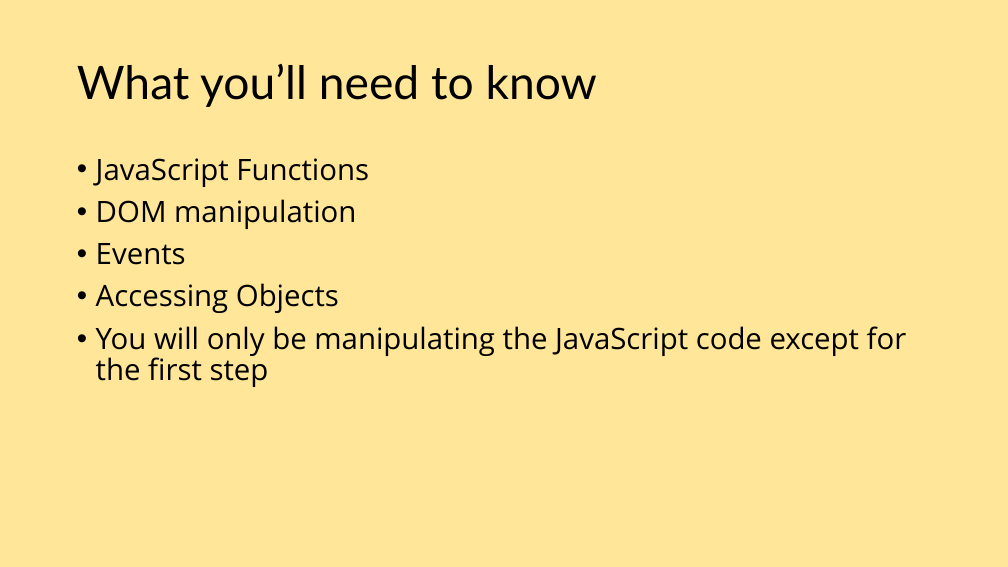
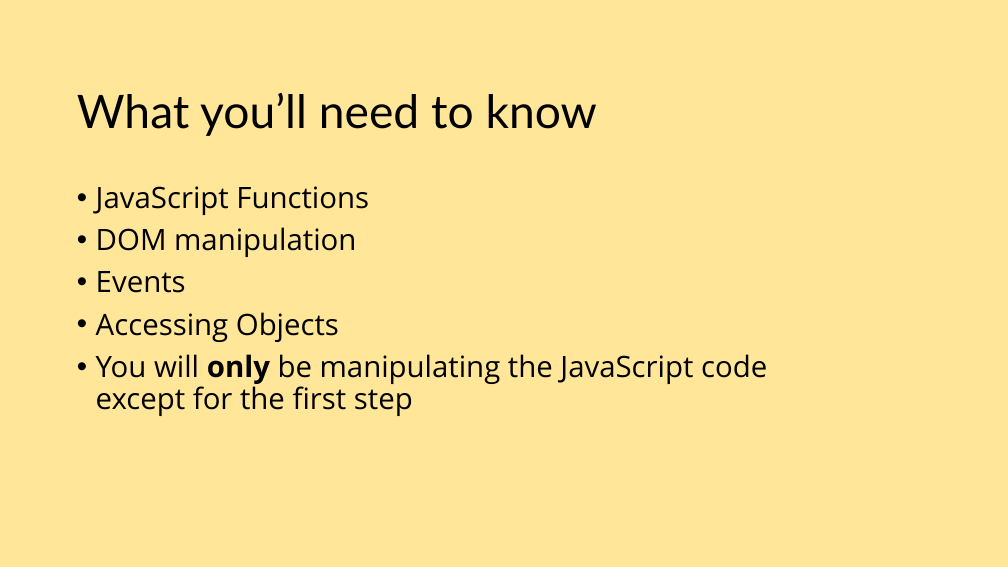
Before and after one commit to etruong/cookie-party, a slide deck: slide 4 of events-coding-session.pptx. Drawn at 1008x567 pixels with LibreOffice and Linux fonts; fonts in the diff are those of the drawing. Boxes give left, top, right and bottom in pixels: in the first picture for what was removed or moved away, otherwise in the second. Text is boxed around its words. In the diff, an @@ line names an element or a change of style, - is before the commit and + after.

```diff
--- a/events-coding-session.pptx
+++ b/events-coding-session.pptx
@@ title "What you’ll need to know": place and size @@
-title "What you’ll need to know" at bbox=[77, 64, 597, 107]
+title "What you’ll need to know" at bbox=[77, 93, 597, 136]
@@ text "JavaScript Functions": place and size @@
-text "JavaScript Functions" at bbox=[96, 158, 907, 387]
+text "JavaScript Functions" at bbox=[96, 186, 767, 416]
@@ text at bbox=[96, 354, 767, 416]: bold on in "only" @@
```
Also in this commit, not shown: 6 other slides changed, 5 slides added, 2 slides removed, 1 other file.
